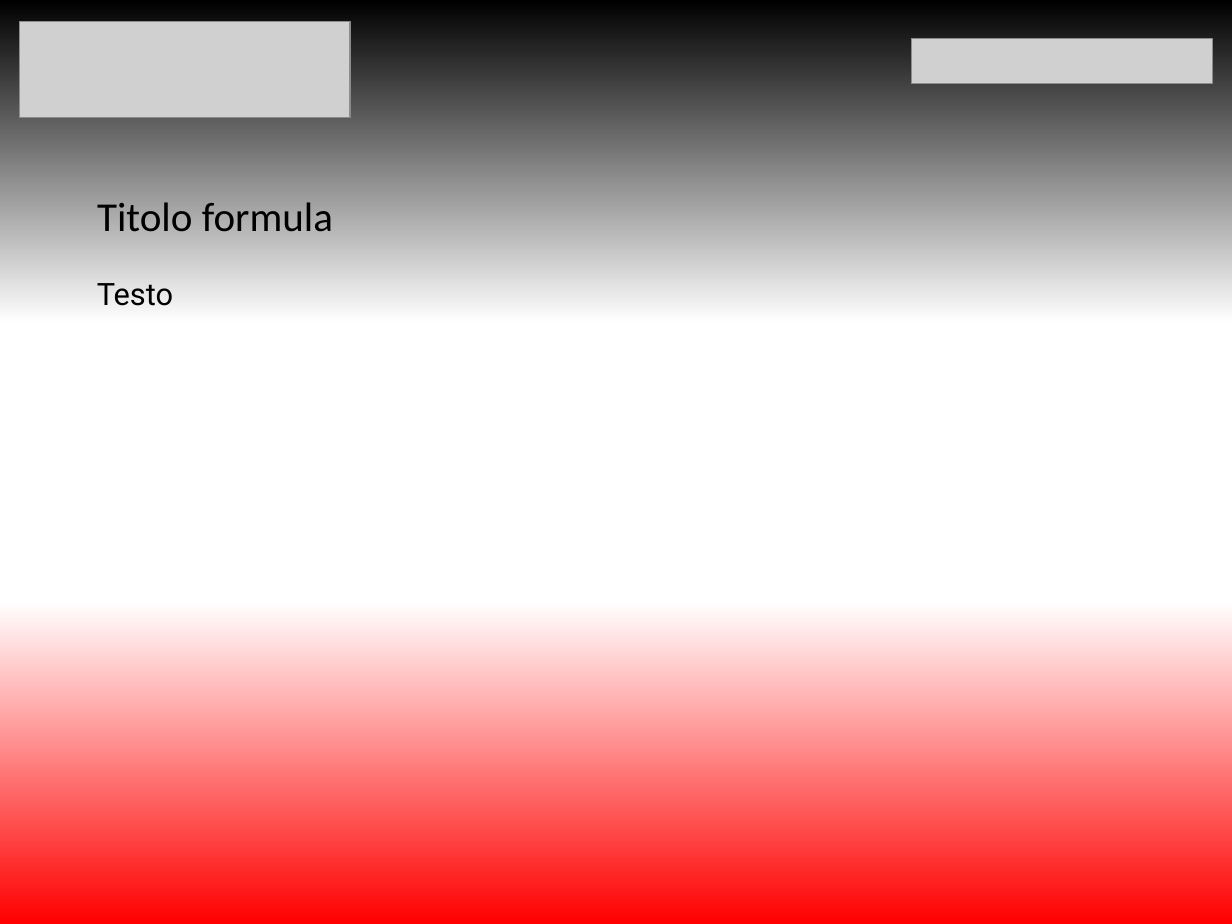
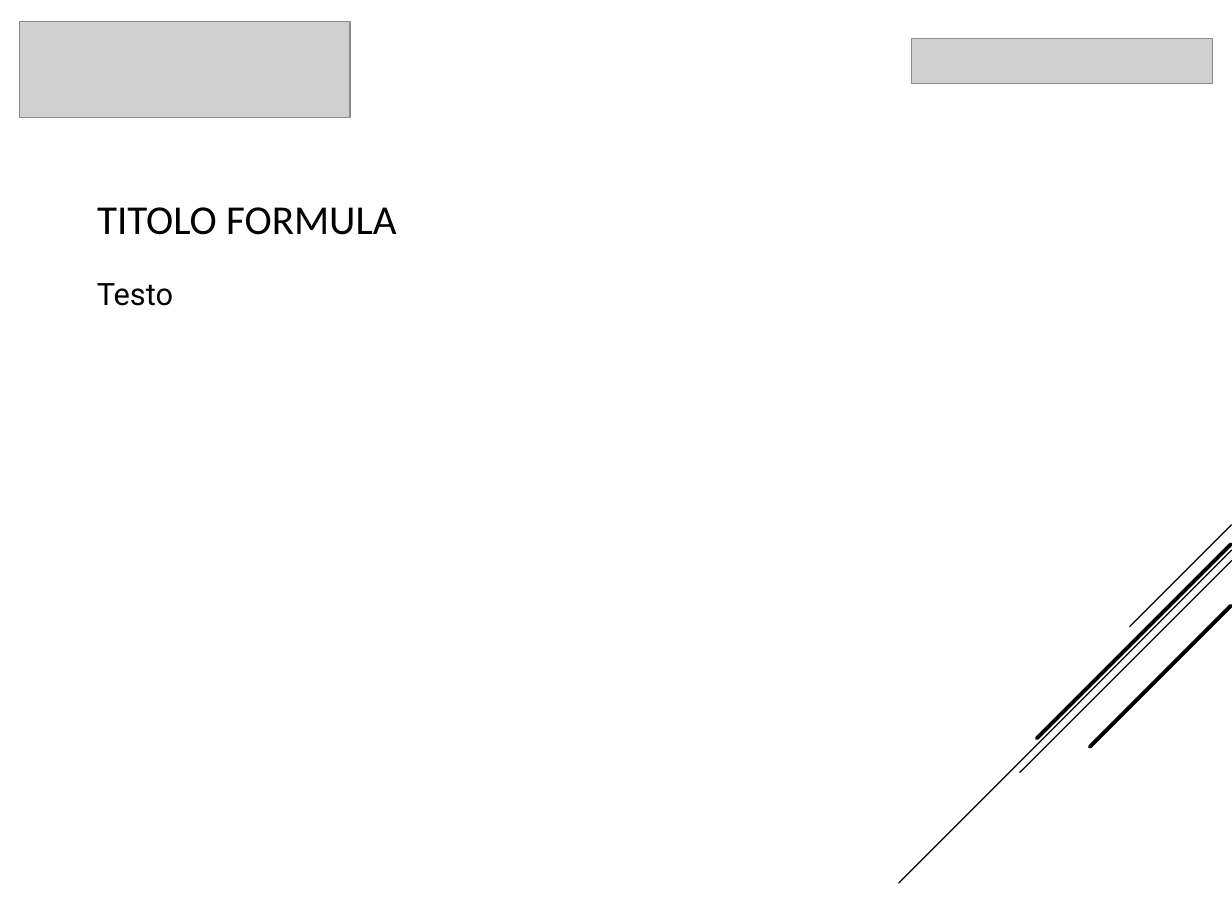
Before and after one commit to FabioZanini00/FASTianF1, a slide deck: slide 3 of Presentation/FASTianF1.pptx. Drawn at 1232x924 pixels with LibreOffice and Linux fonts; fonts in the diff are those of the drawing; grey boxes stand for pictures. Boxes give left, top, right and bottom in pixels: in the first picture for what was removed or moved away, otherwise in the second. Text is boxed around its words. In the diff, an @@ line names an element or a change of style, - is before the commit and + after.

Commit message:
Modified presentation

```diff
--- a/Presentation/FASTianF1.pptx
+++ b/Presentation/FASTianF1.pptx
@@ background gradient #000000 to #FFFFFF to #FF0000 to #FFFFFF @@
@@ title at <box>97,207,396,235</box>: text changed @@
-Titolo formula
+TITOLO FORMULA
@@ group added at <box>899,525,1232,883</box>: 5 lines @@
```
Also in this commit, not shown: 2 other slides changed, 1 slide added, 1 slide removed.
